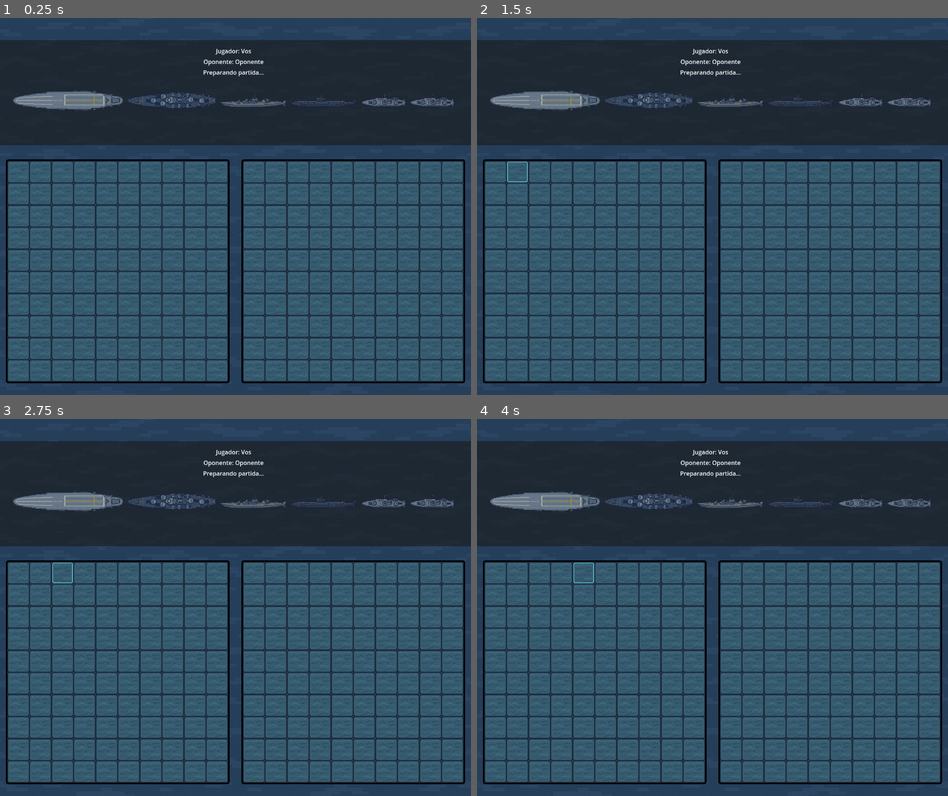
Above: before the commit, frames 1-4 (two rows, left to right).
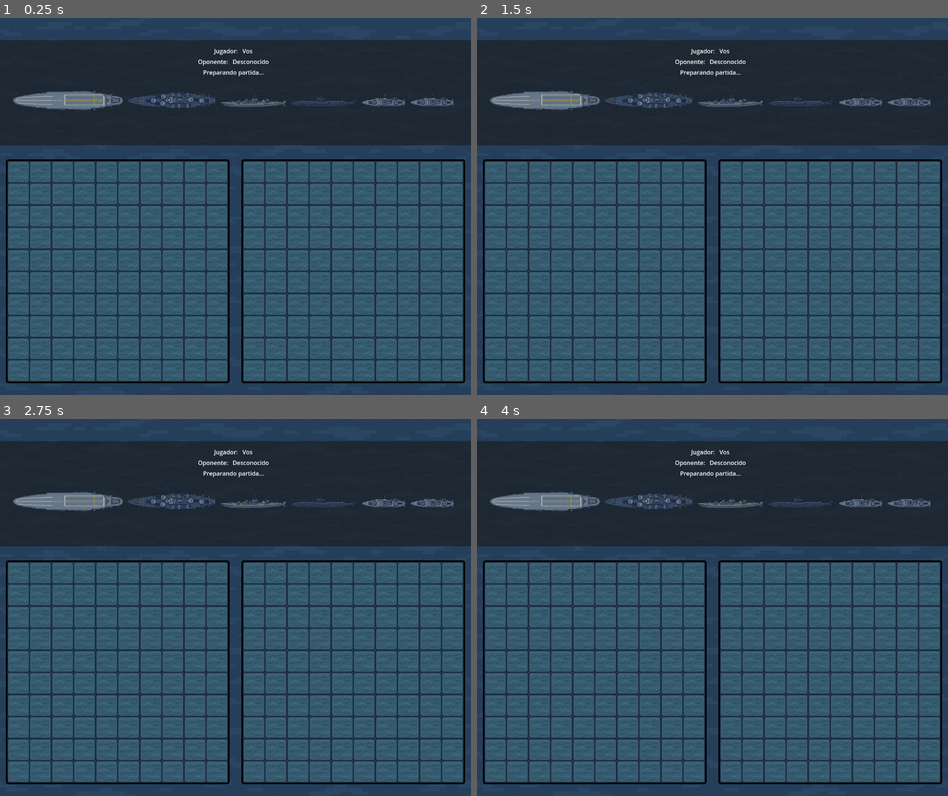
Above: after the commit, the same moments.

Repository: UNLAM-PROG-C/2025-PROGC-Q2-M2
Game: Godot game, scene res://scenes/game/board.tscn
The game is run twice, just before and just after one commit, with the same random seed, the same clock (stepped at 60 frames per second) and the same inputs. This scene is started directly instead of the project's main scene.
Inputs (mouse positions are in pixels of both pictures, inside the frame that each line leads up to):
- Up to frame 1 (0.25 s): no input
- Up to frame 2 (1.5 s): click (495, 172) at 0.5 s; click (519, 172) at 1.25 s
- Up to frame 3 (2.75 s): click (61, 573) at 2 s
- Up to frame 4 (4 s): click (561, 573) at 2.75 s; click (585, 573) at 3.5 s

The runs differ from the first frame. In frame 1, 0.2% of the frame differs, in the area x 42-57%, y 8-13%; in frame 2, 0.2%, in the area x 6-57%, y 8-44%; in frame 3, 0.2%; in frame 4, 0.2%.

Commit message:
Pantalla de inicio, ajustes de tablero y assets gráficos

Diff:
--- a/TP-Integrador/scenes/game/board.tscn
+++ b/TP-Integrador/scenes/game/board.tscn
@@ -1,8 +1,9 @@
-[gd_scene load_steps=5 format=3 uid="uid://bk11sf0nj8sgg"]
+[gd_scene load_steps=6 format=3 uid="uid://bk11sf0nj8sgg"]
 
 [ext_resource type="Script" uid="uid://c5a2bjris1o38" path="res://scripts/connection_manager.gd" id="1_okguv"]
 [ext_resource type="Script" uid="uid://na6xxkfa0qcf" path="res://scripts/board.gd" id="2_3eqlr"]
 [ext_resource type="Texture2D" uid="uid://0rhnr022y0wb" path="res://assets/background.png" id="3_j15tx"]
+[ext_resource type="FontFile" uid="uid://br4r3b7s1x2km" path="res://assets/fonts/Gimme Danger.ttf" id="4_ea46o"]
 
 [sub_resource type="StyleBoxFlat" id="1"]
 content_margin_left = 0.0
@@ -151,18 +152,21 @@
 [node name="PlayerNameLabel" type="Label" parent="StatusPanel/MarginContainer/VBoxContainer"]
 layout_mode = 2
 size_flags_horizontal = 3
-text = "Jugador: Vos"
+theme_override_fonts/font = ExtResource("4_ea46o")
+text = "Jugador:    Vos"
 horizontal_alignment = 1
 
 [node name="OpponentNameLabel" type="Label" parent="StatusPanel/MarginContainer/VBoxContainer"]
 layout_mode = 2
 size_flags_horizontal = 3
-text = "Oponente: Oponente"
+theme_override_fonts/font = ExtResource("4_ea46o")
+text = "Oponente:    ESPERANDO"
 horizontal_alignment = 1
 
 [node name="PhaseLabel" type="Label" parent="StatusPanel/MarginContainer/VBoxContainer"]
 layout_mode = 2
 size_flags_horizontal = 3
+theme_override_fonts/font = ExtResource("4_ea46o")
 text = "Preparando partida..."
 horizontal_alignment = 1
 
--- a/TP-Integrador/scripts/board.gd
+++ b/TP-Integrador/scripts/board.gd
@@ -96,14 +96,34 @@
 var opponent_display_name: String = ""
 var last_status_header: int = -1
 var last_status_is_player_turn: bool = false
+var interactions_enabled: bool = false
 
 func _input(event):
-	if event.is_action_released("rotate"):
-		if current_orientation == "horizontal":
+	if not (event is InputEventKey):
+		return
+
+	# Solo nos interesa cuando se presiona (no cuando se mantiene apretada)
+	if not event.pressed or event.echo:
+		return
+
+	# Solo permitir rotar mientras estamos en la fase de colocación
+	if not pre_start_mode or current_ship_size <= 0:
+		return
+
+	# Flechas izquierda / derecha → orientación horizontal
+	if event.keycode == KEY_LEFT or event.keycode == KEY_RIGHT:
+		if current_orientation != "horizontal":
+			current_orientation = "horizontal"
+			if last_hover_start.x >= 0:
+				_on_cell_hover_enter(last_hover_start.x, last_hover_start.y)
+
+	# Flechas arriba / abajo → orientación vertical
+	elif event.keycode == KEY_UP or event.keycode == KEY_DOWN:
+		if current_orientation != "vertical":
 			current_orientation = "vertical"
-		else:
-			current_orientation = "horizontal"
-		_on_cell_hover_enter(last_hover_start.x, last_hover_start.y)
+			if last_hover_start.x >= 0:
+				_on_cell_hover_enter(last_hover_start.x, last_hover_start.y)
+
 
 func _ready() -> void:
 	_init_styles()
@@ -303,13 +323,13 @@
 func set_opponent_cell_state(row: int, col: int, state: int, disabled: bool) -> void:
 	opponent_cell_states[row][col] = state
 	var button: Button = button_grid_player_2[row][col]
-	_apply_style(button, state, disabled, false)
+	_apply_style(button, state, disabled, interactions_enabled)
 
 func _refresh_opponent_styles() -> void:
 	for row_idx in range(GRID_SIZE):
 		for col_idx in range(GRID_SIZE):
 			var button: Button = button_grid_player_2[row_idx][col_idx]
-			_apply_style(button, opponent_cell_states[row_idx][col_idx], button.disabled, false)
+			_apply_style(button, opponent_cell_states[row_idx][col_idx], button.disabled, interactions_enabled)
 
 func _apply_hover_override(button: Button) -> void:
 	button.add_theme_stylebox_override("normal", hover_style)
@@ -602,10 +622,10 @@
 func _refresh_name_labels() -> void:
 	if player_name_label:
 		var label := player_display_name if _has_player_name() else "Vos"
-		player_name_label.text = "Jugador: %s" % label
+		player_name_label.text = "Jugador:   %s" % label
 	if opponent_name_label:
-		var label := opponent_display_name if _has_opponent_name() else "Oponente"
-		opponent_name_label.text = "Oponente: %s" % label
+		var label := opponent_display_name if _has_opponent_name() else "Desconocido"
+		opponent_name_label.text = "Oponente:   %s" % label
 
 func _has_player_name() -> bool:
 	return player_display_name != ""
@@ -649,6 +669,10 @@
 	var has_opponent_name := _has_opponent_name()
 	var player_name := player_display_name
 	var opponent_name := opponent_display_name
+
+	# Por defecto, deshabilitamos interacciones (hover en tablero derecho)
+	interactions_enabled = false
+
 	match header:
 		254:
 			phase_text = "¡Ganaste!"
@@ -664,7 +688,7 @@
 			active_length = header
 			var seq_index: int = min(placement_progress, PLACEMENT_SEQUENCE.size() - 1)
 			var ship_name: String = _get_sequence_name(seq_index)
-			phase_text = "Colocá tu %s (%d casillas)" % [ship_name, header]
+			phase_text = "Coloca tu %s (%d casillas)" % [ship_name, header]
 			var remaining: Array[String] = []
 			for i in range(seq_index + 1, PLACEMENT_SEQUENCE.size()):
 				remaining.append(_get_sequence_name(i))
@@ -680,7 +704,11 @@
 				phase_text = "Esperando a que el oponente coloque sus barcos..."
 			info_text = "Barcos listos: %d / %d" % [placement_progress, PLACEMENT_SEQUENCE.size()]
 		0:
+			# PARTIDA EN CURSO → solo permitimos hover en tablero derecho
+			# cuando es tu turno (para que apuntes donde disparar).
 			current_ship_size = 0
+			interactions_enabled = is_player_turn
+
 			if is_player_turn:
 				if has_player_name:
 					phase_text = "¡Tu turno, %s!" % player_name
@@ -699,11 +727,16 @@
 			current_ship_size = 0
 			phase_text = "Preparando partida..."
 			info_text = ""
+
 	phase_label.text = phase_text
 	turn_label.text = info_text
 	_update_placement_icons(active_length)
 	if header != 2 and header != 3 and header != 4 and header != 5:
 		_hide_preview()
+
+	# Cada vez que cambia el estado, refrescamos estilos del tablero enemigo
+	_refresh_opponent_styles()
+
 
 func _init_styles() -> void:
 	if not cell_styles.is_empty():
@@ -1002,7 +1035,37 @@
 	button.add_theme_stylebox_override("normal", style)
 	button.add_theme_stylebox_override("disabled", style)
 	button.add_theme_stylebox_override("pressed", style)
-	if allow_hover and not disabled and state == CellVisualState.BASE:
+
+	# ¿En principio podría tener hover?
+	var can_hover: bool = allow_hover and not disabled and state == CellVisualState.BASE
+
+	# Identificamos de qué tablero es el botón
+	var is_player_board: bool = (button.get_parent() == grid_player_1)
+	var is_opponent_board: bool = (button.get_parent() == grid_player_2)
+
+	var hover_allowed: bool = false
+
+	# 1) Tablero del jugador (izquierdo):
+	#    hover SOLO mientras se están colocando barcos
+	#    (pre_start_mode, con un barco activo y aún faltan por colocar)
+	if can_hover \
+			and is_player_board \
+			and pre_start_mode \
+			and current_ship_size > 0 \
+			and placement_progress < PLACEMENT_SEQUENCE.size():
+		hover_allowed = true
+
+	# 2) Tablero del oponente (derecho):
+	#    hover SOLO cuando se está jugando y es tu turno
+	#    (interactions_enabled lo maneja update_status con header == 0 e is_player_turn == true)
+	elif can_hover \
+			and is_opponent_board \
+			and not pre_start_mode \
+			and interactions_enabled:
+		hover_allowed = true
+
+	if hover_allowed:
 		button.add_theme_stylebox_override("hover", hover_style)
 	else:
+		# En cualquier otro caso, hover igual al estilo normal (no se “ilumina”)
 		button.add_theme_stylebox_override("hover", style)
--- a/TP-Integrador/scripts/main_menu.gd
+++ b/TP-Integrador/scripts/main_menu.gd
@@ -3,49 +3,99 @@
 @onready var ip_input = $Panel/VBoxContainer/IpInput
 @onready var name_input = $Panel/VBoxContainer/NameInput
 @onready var start_button = $Panel/VBoxContainer/StartButton
+@onready var error_label: Label = $Panel/VBoxContainer/ErrorLabel
+
 # Amount of retries for connection
 var MAX_RETRIES = 30
 const DEFAULT_PORT := 1234
 const MAX_NAME_LENGTH := 24
 
 func _ready() -> void:
+	error_label.visible = false
+	error_label.text = ""
 	start_button.pressed.connect(_on_start_button_pressed)
+	# Limitar caracteres de la IP: solo dígitos, punto y dos puntos (para puerto opcional)
+	ip_input.text_changed.connect(_on_ip_text_changed)
+
 
 func _on_start_button_pressed():
 	start_button.disabled = true
+	# Limpiamos el label
+	error_label.visible = false
+	error_label.text = ""
+
 	var ip_address: String = ip_input.text.strip_edges()
 	var player_name: String = name_input.text.strip_edges()
 
+	# ---------------------------------------
+	# 1) VALIDACIONES CON MENSAJES CONCATENADOS
+	# ---------------------------------------
+	var errores := ""
+
+	# Validación de nombre
 	if player_name == "":
 		print("Please enter a name")
-		start_button.disabled = false
-		return
-	if player_name.length() > MAX_NAME_LENGTH:
+		errores += "Debe ingresar un nombre.\n"
+	elif player_name.length() > MAX_NAME_LENGTH:
 		player_name = player_name.substr(0, MAX_NAME_LENGTH)
 		name_input.text = player_name
 
+	# Validación de IP + puerto opcional
 	if ip_address == "":
 		print("Please enter a valid ip address")
+		errores += "Debe ingresar una dirección IP.\n"
+	else:
+		# Separamos IP y puerto (si existe)
+		var ip_part := ip_address
+		var port_part := ""
+		var colon_index := ip_address.find(":")
+
+		if colon_index != -1:
+			ip_part = ip_address.substr(0, colon_index)
+			port_part = ip_address.substr(colon_index + 1)
+
+		# Validar IP en formato XXX.XXX.XXX.XXX
+		if not _is_valid_ipv4(ip_part):
+			print("Please enter a valid ip address")
+			errores += "Debe ingresar una dirección IP válida (formato XXX.XXX.XXX.XXX).\n"
+
+		# Validar puerto si fue ingresado
+		if port_part != "":
+			if not port_part.is_valid_int():
+				print("Please enter a valid port")
+				errores += "Debe ingresar un puerto válido.\n"
+			else:
+				var port_temp := int(port_part)
+				if port_temp <= 0 or port_temp > 65535:
+					print("Please enter a valid port")
+					errores += "El puerto debe estar entre 1 y 65535.\n"
+
+	# Si hubo errores, los mostramos y salimos
+	if errores != "":
+		_show_error(errores.strip_edges())
 		start_button.disabled = false
 		return
-	var parts := ip_address.split(":", false, 1)
+
+	# ---------------------------------------
+	# 2) CONSTRUIR IP Y PUERTO FINALES
+	# ---------------------------------------
 	var ip: String
 	var port: int = DEFAULT_PORT
-	if parts.size() == 0 or parts[0] == "":
-		print("Please enter a valid ip address")
-		start_button.disabled = false
-		return
-	ip = parts[0]
-	if parts.size() > 1:
-		if parts[1] == "":
-			print("Please enter a valid port")
-			start_button.disabled = false
-			return
-		port = int(parts[1])
-		if port <= 0 or port > 65535:
-			print("Please enter a valid port")
-			start_button.disabled = false
-			return
+
+	var colon_idx := ip_address.find(":")
+	if colon_idx != -1:
+		ip = ip_address.substr(0, colon_idx)
+		var port_str := ip_address.substr(colon_idx + 1)
+		if port_str != "":
+			port = int(port_str)
+	else:
+		# Sin puerto → usamos el DEFAULT_PORT
+		ip = ip_address
+
+	# ---------------------------------------
+	# 3) MENSAJE DE CONEXIÓN Y LÓGICA ORIGINAL
+	# ---------------------------------------
+	_show_error("Conectando con el servidor...")
 
 	var err = await connect_to_host_and_check_success(ip, port, player_name)
 
@@ -54,6 +104,7 @@
 	else:
 		ConnectionState.status = ConnectionState.ConnectionStatus.FAILED
 		print("Failed to connect: %s" % err)
+		_show_error("No se pudo conectar al servidor. Código de error: %s" % err)
 		start_button.disabled = false
 		return
 
@@ -85,3 +136,50 @@
 		_:
 			ConnectionState.tcp = null
 			return ERR_CANT_CONNECT
+
+
+func _show_error(message: String) -> void:
+	error_label.visible = true
+	if message.begins_with("Conectando"):
+		error_label.add_theme_color_override("font_color", Color(0.4, 1.0, 0.4))
+	else:
+		error_label.add_theme_color_override("font_color", Color(1.0, 0.4, 0.4))
+	error_label.text = message
+
+
+# Valida formato IPv4 XXX.XXX.XXX.XXX
+func _is_valid_ipv4(ip: String) -> bool:
+	var parts := ip.split(".", false)
+	if parts.size() != 4:
+		return false
+
+	for part in parts:
+		if part == "":
+			return false
+		if not part.is_valid_int():
+			return false
+		var n := int(part)
+		if n < 0 or n > 255:
+			return false
+
+	return true
+
+
+# Filtra la IP para que solo acepte dígitos, punto y dos puntos
+func _on_ip_text_changed(new_text: String) -> void:
+	var allowed := "0123456789.:"
+	var filtered := ""
+	for c in new_text:
+		if c in allowed:
+			filtered += c
+
+	if filtered != new_text:
+		ip_input.text = filtered
+		ip_input.caret_column = filtered.length()
+
+func _input(event: InputEvent) -> void:
+	if event is InputEventKey and event.pressed and not event.echo:
+		if event.keycode == KEY_ENTER or event.keycode == KEY_KP_ENTER:
+			# Solo actuamos si el botón no está deshabilitado
+			if not start_button.disabled:
+				_on_start_button_pressed()
